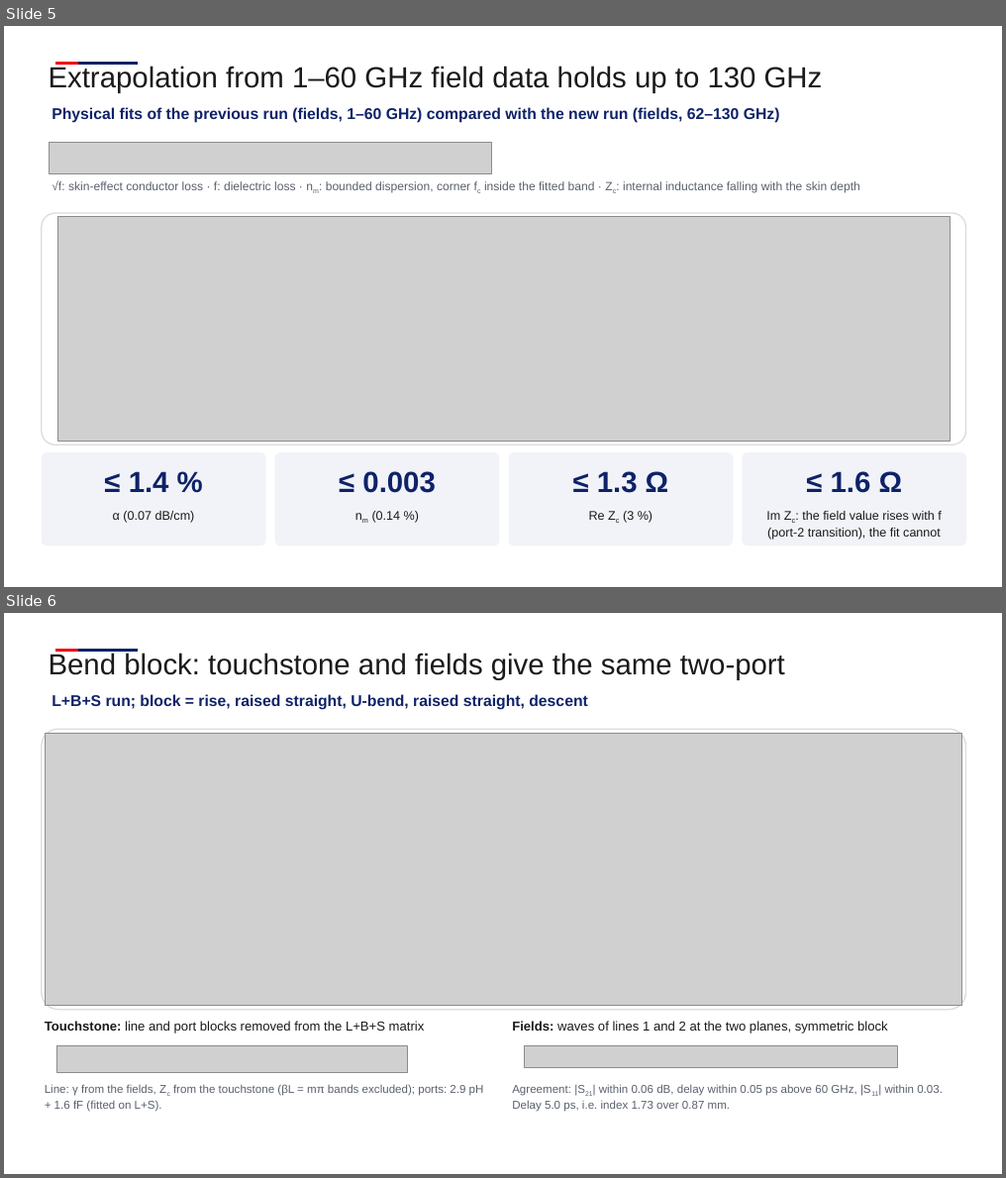
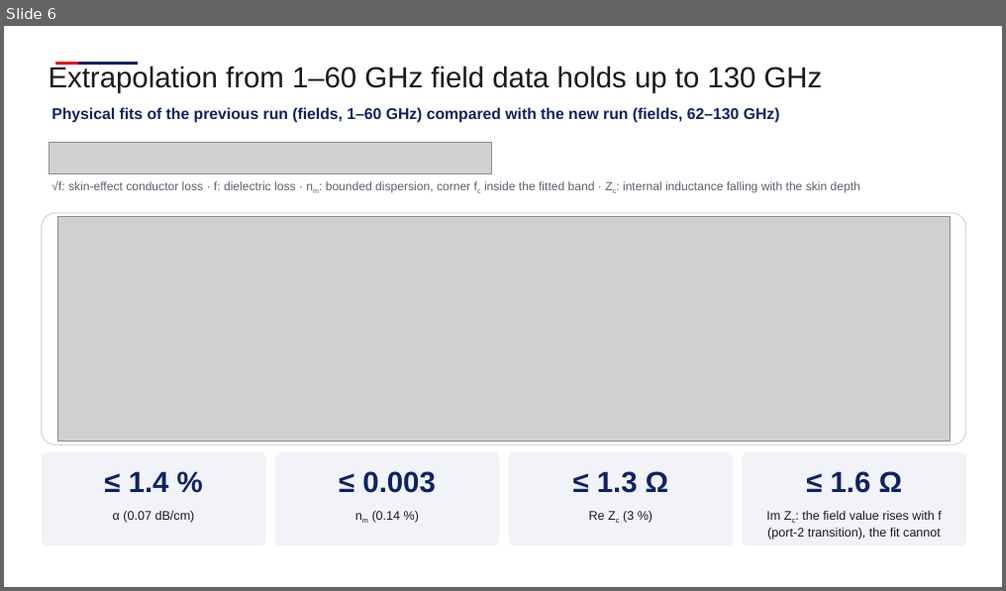
Before and after one commit to andreimuresian/claude, a slide deck: docs/cst/Equalization/Equalisation.pptx. Shown one above the other, each under a label of ours: slides 5 and 6 before the commit, slide 6 after it. The pictures are 1006x1178 and 1006x591 pixels, drawn with LibreOffice and Linux fonts; fonts in the diff are those of the drawing; grey boxes stand for pictures; background and template pictures are left out. Boxes give left, top, right and bottom in pixels: in the first picture for what was removed or moved away, otherwise in the second. Text is boxed around its words. In the diff, an @@ line names an element or a change of style, - is before the commit and + after.

```diff
--- a/docs/cst/Equalization/Equalisation.pptx
+++ b/docs/cst/Equalization/Equalisation.pptx
@@ slide 6 removed at bbox=[4, 613, 1002, 1174], background #FFFFFF; not listed: 2 template elements that a slide beside it also shows @@
@@ text removed at bbox=[49, 653, 785, 680] @@
-Bend block: touchstone and fields give the same two-port
@@ text removed at bbox=[52, 694, 587, 710] @@
-L+B+S run; block = rise, raised straight, U-bend, raised straight, descent
@@ rounded rectangle removed at bbox=[42, 729, 966, 1010] @@
@@ picture removed at bbox=[46, 734, 962, 1005] @@
@@ text removed at bbox=[45, 1021, 425, 1034] @@
-Touchstone: line and port blocks removed from the L+B+S matrix
@@ text removed at bbox=[512, 1021, 888, 1034] @@
-Fields: waves of lines 1 and 2 at the two planes, symmetric block
@@ picture removed at bbox=[56, 1046, 407, 1072] @@
@@ picture removed at bbox=[525, 1046, 898, 1068] @@
@@ text removed at bbox=[45, 1084, 484, 1112] @@
-Line: γ from the fields, Zc from the touchstone (βL = mπ bands excluded); ports: 2.9 pH + 1.6 fF (fitted on L+S).
@@ text removed at bbox=[512, 1084, 943, 1112] @@
-Agreement: |S21| within 0.06 dB, delay within 0.05 ps above 60 GHz, |S11| within 0.03. Delay 5.0 ps, i.e. index 1.73 over 0.87 mm.
@@ what was slide 5 is now slide 6 @@
```
Also in this commit, not shown: 1 slide changed, 4 slides added, 1 other slide removed, 22 other files.
